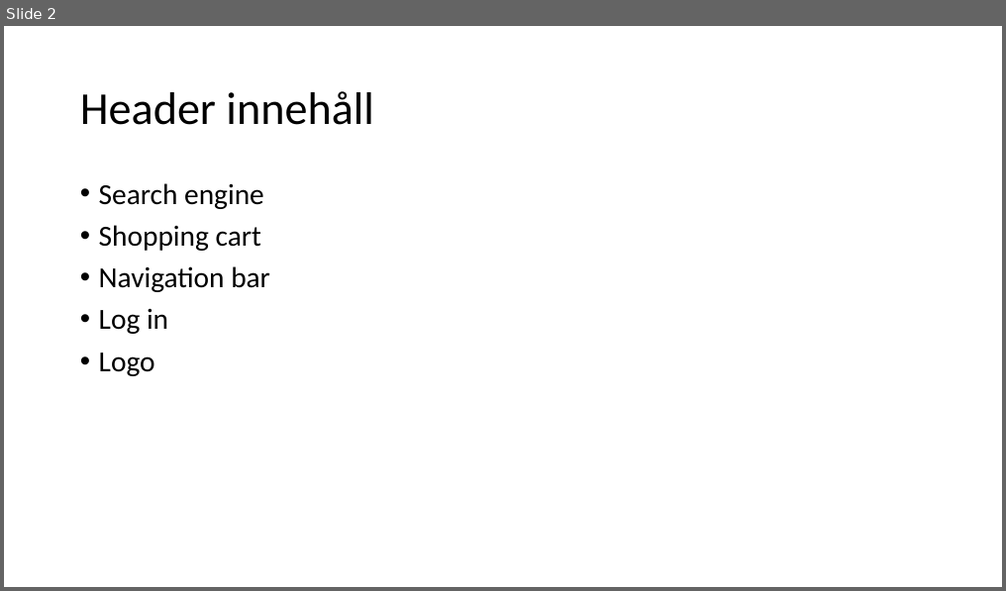
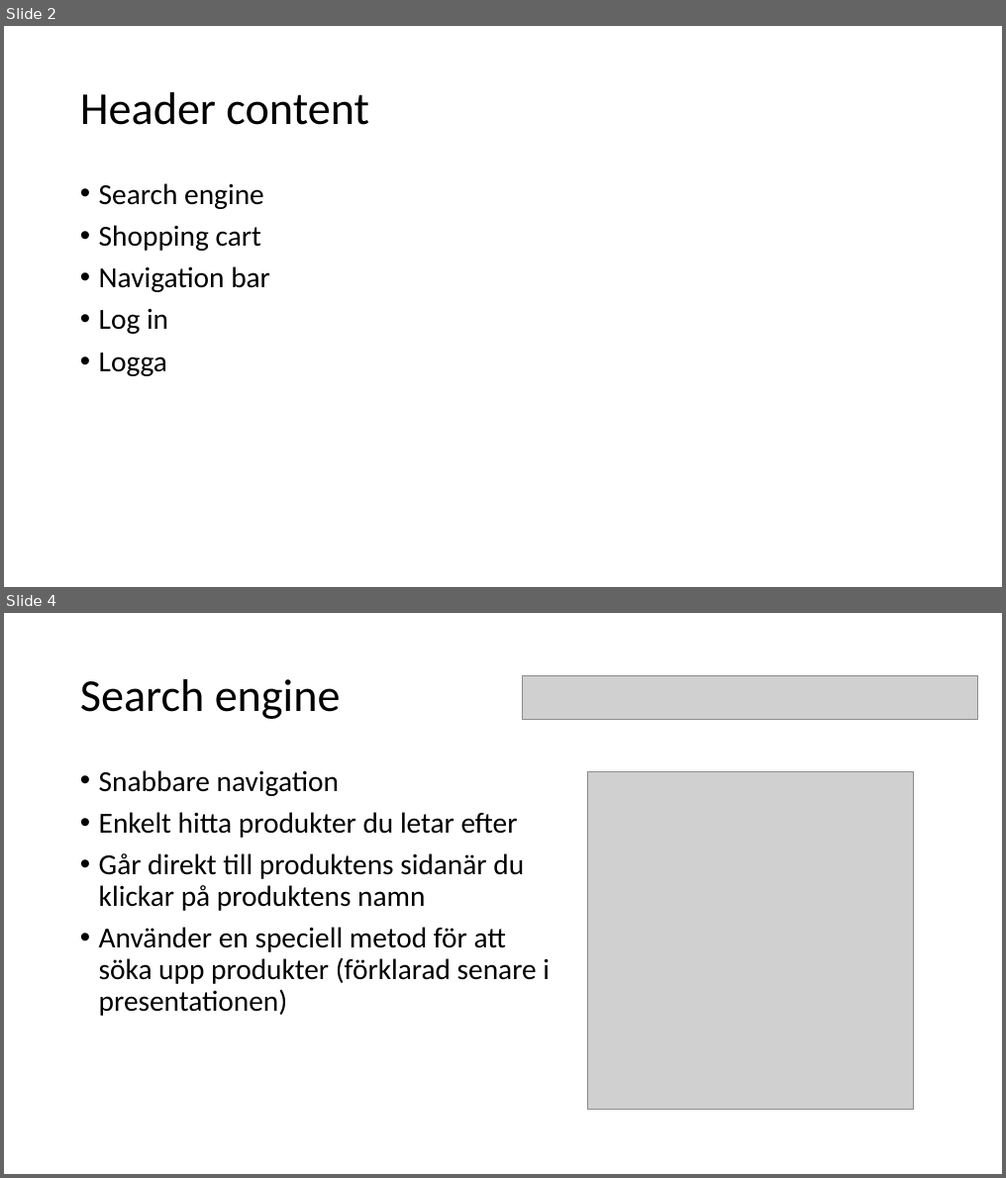
Before and after one commit to Raufchaudhry/project_netonnet, a slide deck: Presentation for project.pptx. Shown one above the other, each under a label of ours: slide 2 before the commit, slides 2 and 4 after it; the slides between them are not shown. The pictures are 1006x591 and 1006x1178 pixels, drawn with LibreOffice and Linux fonts; fonts in the diff are those of the drawing; grey boxes stand for pictures. Boxes give left, top, right and bottom in pixels: in the first picture for what was removed or moved away, otherwise in the second. Text is boxed around its words. In the diff, an @@ line names an element or a change of style, - is before the commit and + after.

```diff
--- a/Presentation for project.pptx
+++ b/Presentation for project.pptx
@@ slide 4 added at (x1=4, y1=613, x2=1002, y2=1174), background #FFFFFF @@
@@ title added at (x1=80, y1=679, x2=341, y2=719), 44 pt, text #000000 @@
+Search engine
@@ picture added at (x1=523, y1=675, x2=978, y2=719) @@
@@ text added at (x1=99, y1=770, x2=549, y2=1016), 28 pt, text #000000 @@
+• Snabbare navigation
+• Enkelt hitta produkter du letar efter
+• Går direkt till produktens sidanär du klickar på produktens namn
+• Använder en speciell metod för att söka upp produkter (förklarad senare i presentationen)
@@ picture added at (x1=587, y1=771, x2=914, y2=1109) @@
@@ slide 2 changed as well @@
@@ title at (x1=80, y1=92, x2=369, y2=125): text changed @@
-Header innehåll
+Header content
@@ text at (x1=99, y1=353, x2=167, y2=376): text changed @@
-• Logo
+• Logga
```
Also in this commit, not shown: 9 other slides added, 1 slide removed.
